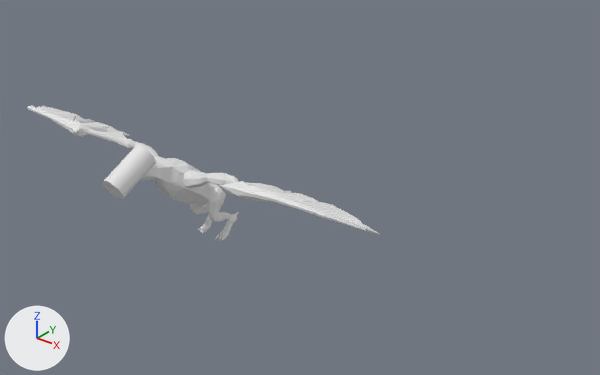
The Blender file Objects3D/Jungla/dragon.blend, before and after one commit.
One viewpoint serves both versions: a 50 mm lens placed at (707.0, -691.0, 536.0), pointed at (137.0, 21.0, 94.0). The lights are fixed; the arrows at lower left show +X, +Y and +Z.

Script lines for the objects in view, before the commit:
```python
ob_cylinder = bpy.data.objects.new('Cylinder', me_cylinder)
ob_cylinder.location = (0.0, -126.1, 128.5)
ob_cylinder.rotation_euler = (-1.097, 0.0, 0.0)  # degrees (-63, 0, 0)
ob_cylinder.scale = (15.2, 15.2, 29.6)
ob_dedosd = bpy.data.objects.new('dedosd', me_cube_011)
ob_dedosd.location = (-17.7, 3.0, -8.8)
ob_dedosd.rotation_euler = (0.0496, 0.0102, -3.345)  # degrees (2.8, 0.6, -192)
ob_dedosd.scale = (1.5, 5.33, 2.81)
ob_dedosi = bpy.data.objects.new('dedosi', me_cube_005)
ob_dedosi.location = (17.0, 3.0, -8.8)
ob_dedosi.rotation_euler = (0.0496, 0.0102, -3.345)  # degrees (2.8, 0.6, -192)
ob_dedosi.scale = (1.5, 5.33, 2.81)
ob_muslod = bpy.data.objects.new('muslod', me_cube_009)
ob_muslod.location = (-15.0, 4.0, 32.4)
ob_muslod.rotation_euler = (0.129, -0.0193, -2.994)  # degrees (7.4, -1.1, -172)
ob_muslod.scale = (2.19, 0.415, 0.415)
ob_musloi = bpy.data.objects.new('musloi', me_cube_001)
ob_musloi.location = (14.2, 4.0, 32.4)
ob_musloi.rotation_euler = (0.129, -0.0193, -2.994)  # degrees (7.4, -1.1, -172)
ob_musloi.scale = (2.19, 0.415, 0.415)
ob_pied = bpy.data.objects.new('pied', me_cube_010)
ob_pied.location = (-17.6, 17.4, 1.9)
ob_pied.rotation_euler = (0.0869, 0.0, 0.0)  # degrees (5, 0, 0)
ob_pied.scale = (4.73, 19.0, 1.67)
ob_piei = bpy.data.objects.new('piei', me_cube_004)
ob_piei.location = (16.9, 17.4, 1.9)
ob_piei.rotation_euler = (0.0869, 0.0, 0.0)  # degrees (5, 0, 0)
ob_piei.scale = (4.73, 19.0, 1.67)
ob_torso = bpy.data.objects.new('torso', me_cube_002)
ob_torso.location = (-0.4, -16.4, 65.4)
ob_torso.rotation_euler = (0.373, 0.0, -3.142)  # degrees (21, 0, -180)
ob_torso.scale = (28.8, 91.2, 14.7)
# also in view: 'alai' at (-156.0, -54.0, 116.0); 'alad' at (156.0, -54.0, 116.0)
```
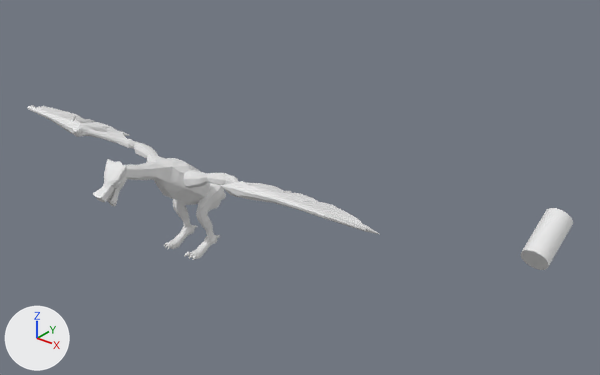
Boxes (x1, y1, x2, y2) around the edits, measured in the pictures (600 x 375 px):
'Cylinder', moved
    before: (103, 145, 156, 199)
    after: (521, 208, 573, 270)
'musloi', moved, turned, rescaled
    before: (206, 186, 233, 222)
    after: (196, 184, 224, 238)
'Plane.001', added
    after: (93, 159, 127, 202)
'muslod', moved, turned
    before: (190, 203, 208, 214)
    after: (173, 199, 194, 228)
'piei', moved, turned, rescaled
    before: (219, 214, 237, 239)
    after: (191, 235, 217, 259)
'pied', moved, turned, rescaled
    before: (202, 214, 212, 231)
    after: (168, 224, 194, 249)
'Plane', added
    after: (107, 177, 127, 207)
'dedosi', moved
    before: (217, 235, 225, 239)
    after: (187, 252, 197, 258)
'dedosd', moved
    before: (199, 227, 206, 232)
    after: (166, 242, 174, 249)

The edits, one by one:
Mesh me_plane_001 is new.
It has 204 vertices, 202 faces and spans x -8.6..8.5, y -9.6..16.2, z -1.4..11.4.
Mesh me_plane is new.
It has 135 vertices, 118 faces and spans x -1.76..1.76, y -2.05..1.82, z -1.6..2.07.
Object 'Cylinder' (ob_cylinder) moves from (0.0, -126.1, 128.5) to (435.8, 56.8, 112.3).
Object 'dedosd' (ob_dedosd) moves from (-17.7, 3.0, -8.8) to (-21.9, -54.4, -9.5).
Object 'pied' (ob_pied) moves from (-17.6, 17.4, 1.9) to (-21.7, -32.5, -5.4).
Object 'pied' (ob_pied) turns from (5, 0, 0) to (-21, 0, 0) degrees about x, y and z.
Object 'pied' (ob_pied) is rescaled from (4.73, 19.0, 1.67) to (5.86, 23.6, 2.07).
Object 'muslod' (ob_muslod) moves from (-15.0, 4.0, 32.4) to (-18.5, -18.8, 39.5).
Object 'muslod' (ob_muslod) turns from (7.4, -1.1, -172) to (55, -7, -175) degrees about x, y and z.
Object 'piei' (ob_piei) moves from (16.9, 17.4, 1.9) to (21.0, -32.5, -5.4).
Object 'piei' (ob_piei) turns from (5, 0, 0) to (-21, 0, 0) degrees about x, y and z.
Object 'piei' (ob_piei) is rescaled from (4.73, 19.0, 1.67) to (5.86, 23.6, 2.07).
Object 'dedosi' (ob_dedosi) moves from (17.0, 3.0, -8.8) to (21.2, -54.4, -9.5).
Object 'musloi' (ob_musloi) moves from (14.2, 4.0, 32.4) to (17.8, -18.8, 39.5).
Object 'musloi' (ob_musloi) turns from (7.4, -1.1, -172) to (55, -7, -175) degrees about x, y and z.
Object 'musloi' (ob_musloi) is rescaled from (2.19, 0.415, 0.415) to (2.72, 0.514, 0.514).
Object 'Plane' (ob_plane) is new; it shows me_plane.
Its parent is ob_plane_001.
Its matrix parent inverse is Matrix(((0.383, 0.0, 0.0, -0.00062), (0.0, 0.383, 0.0229, 51.59), (0.0, -0.0229, 0.383, -54.53), (0.0, 0.0, 0.0, 1.0))).
Its location is (0.00379, -131.5, 128.2).
Its rotation in degrees is (24, 0, 0).
Its scale is (6.23, 13.4, 6.49).
Object 'Plane.001' (ob_plane_001) is new; it shows me_plane_001.
Its location is (0.0, -156.5, 116.4).
Its rotation in degrees is (24, 0, 0).
Its scale is (1.92, 1.92, 1.92).
